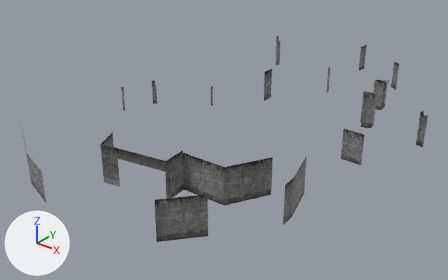
The FBX model Assets/Models/Buildings/Chinatown/filler.fbx as it was, and as the next commit left it.
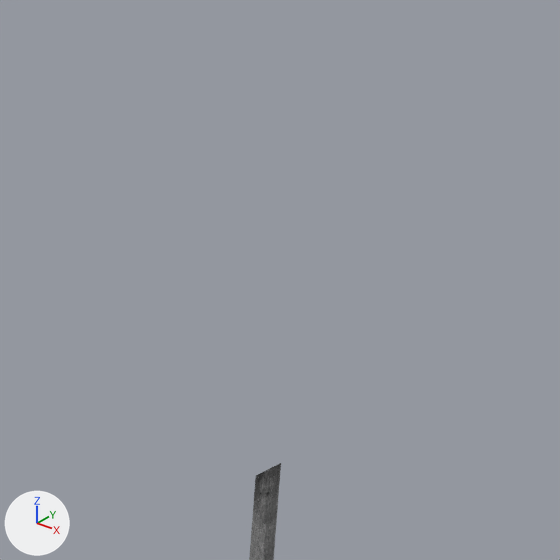
Each version is shown whole from a 50 mm camera at (85.6, -55.0, 48.3) aimed at (17.7, 29.9, -4.3), then close up on the part from 68% to 79% of the width and 10% to 27% of the height. Arrows for +X, +Y and +Z are at lower left; the lights stay in place. The last two pictures show the newer version. Where no turn or scale is listed for an object, it has been applied to the vertices.

The first close-up shows 'filler_walls'.
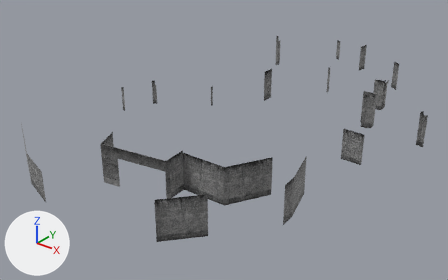
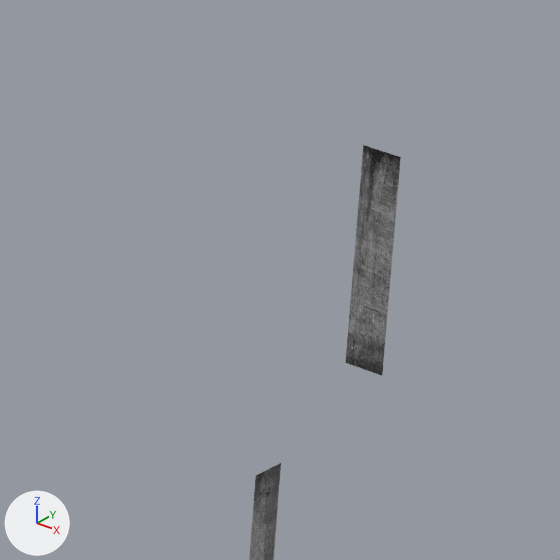
What the commit changed:
me_mesh is used by ob_filler_walls; location (18.17, 29.68, 0.37).
Verts and faces of me_mesh; kept vertices keep their numbers, new ones are numbered from 182.
Before the commit, vertices of me_mesh: 172 (6.5, 43.5, -0.3), 173 (6.5, 43.5, 4.3).
me_mesh had 182 vertices, 175 faces and spanned x -28.0..33.9, y -34.2..43.5, z -6.7..6.7.
me_mesh now has 188 vertices, 179 faces and spans x -28.0..33.9, y -34.2..45.9, z -6.7..6.7.
Part 1, on me_mesh:
New vertex 182 is at (6.5, 43.5, -0.3).
New vertex 183 is at (-2.0, 45.9, -0.3), pixel (345, 362).
New vertex 184 is at (-1.0, 45.6, -0.3), pixel (382, 375).
New vertices 185, 186, 187 stand at vertices 172, 183, 184, in that order, plus (0.0, 0.0, 4.6).
New faces: (172, 173, 185), (172, 185, 182), (183, 184, 187), (183, 187, 186).

Pixel boxes [x1, y1, x2, y2] of what changed, in the close-ups (560 x 560 px):
'filler_walls', reshaped: before [249, 463, 281, 560]; after [249, 145, 401, 560]
part 1 of me_mesh, added: after [346, 145, 401, 376]
